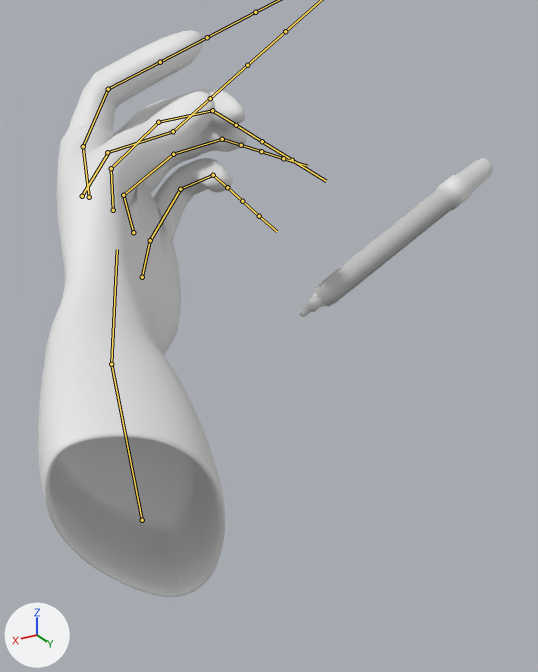
What one commit did to the FBX model 3D_Assets/handussi.fbx.
Before and after are seen from a 50 mm camera at (2.97, 3.95, 4.2) aimed at (0.98, 0.64, 2.55). The lights are fixed; the arrows at lower left show +X, +Y and +Z. Both versions are drawn at frame 36 of the action 'Armature.001|tussiAction'; the numbers are the values there. The bones that bend it are drawn over the model as lines.

Names of what the first picture shows: 'Cube.001', 'tussi'.
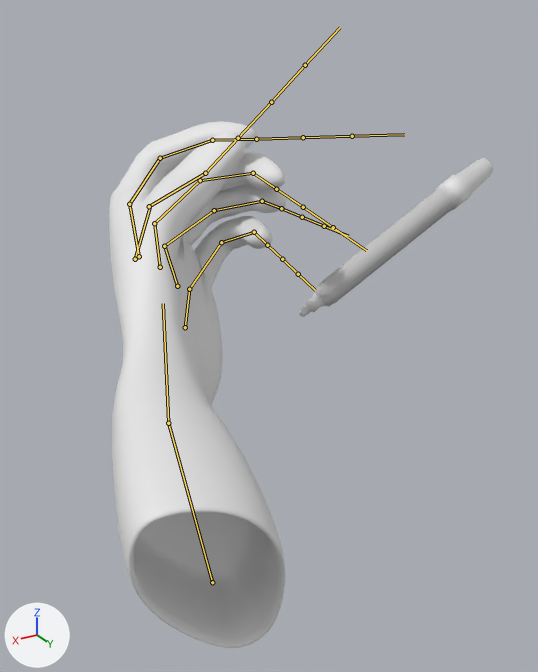
Boxes (x1, y1, x2, y2) around the edits, measured in the pictures (538 x 672 px):
'Cube.001', posed (15% narrower, 7% shorter): before (38, 30, 247, 597); after (109, 121, 287, 648)
bone 'b_arm', root to tip: before (142, 520) to (111, 364); after (212, 582) to (168, 423)
bone 'b_midf1', root to tip: before (111, 168) to (158, 122); after (154, 223) to (200, 180)
bone 'b_ringF1', root to tip: before (123, 195) to (173, 154); after (164, 246) to (214, 210)
bone 'b_indexF1', root to tip: before (83, 146) to (108, 89); after (129, 204) to (160, 158)
bone 'b_indexFtip', root to tip: before (160, 62) to (207, 37); after (212, 140) to (256, 139)
bone 'b_pinkyF1', root to tip: before (150, 240) to (180, 189); after (189, 289) to (221, 242)
bone 'b_basethumbf', root to tip: before (82, 196) to (108, 152); after (135, 259) to (150, 207)

The change in detail:
Bone 'b_arm' (bone_b_arm) moves from (-1.925, 1.707, 2.378) to (-1.925, 1.25, 2.378).
Bone 'b_midf1' (bone_b_midf1) turns from (2, 6, -53) to (-1, 6, -53) degrees about its own x, y and z.
Bone 'b_ringF1' (bone_b_ringf1) turns from (0, -2, -72) to (-5, -2, -72) degrees about its own x, y and z.
Bone 'b_indexF1' (bone_b_indexf1) turns from (27, 10, -40) to (13, 10, -40) degrees about its own x, y and z.
Bone 'b_indexFtip' (bone_b_indexftip) turns from (-5, -6, 3) to (-1, -8, -30) degrees about its own x, y and z.
Bone 'b_pinkyF1' (bone_b_pinkyf1) turns from (13, -11, -46) to (7, -11, -46) degrees about its own x, y and z.
Bone 'b_basethumbf' (bone_b_basethumbf) turns from (-31, 8, 4) to (-20, 8, 4) degrees about its own x, y and z.
